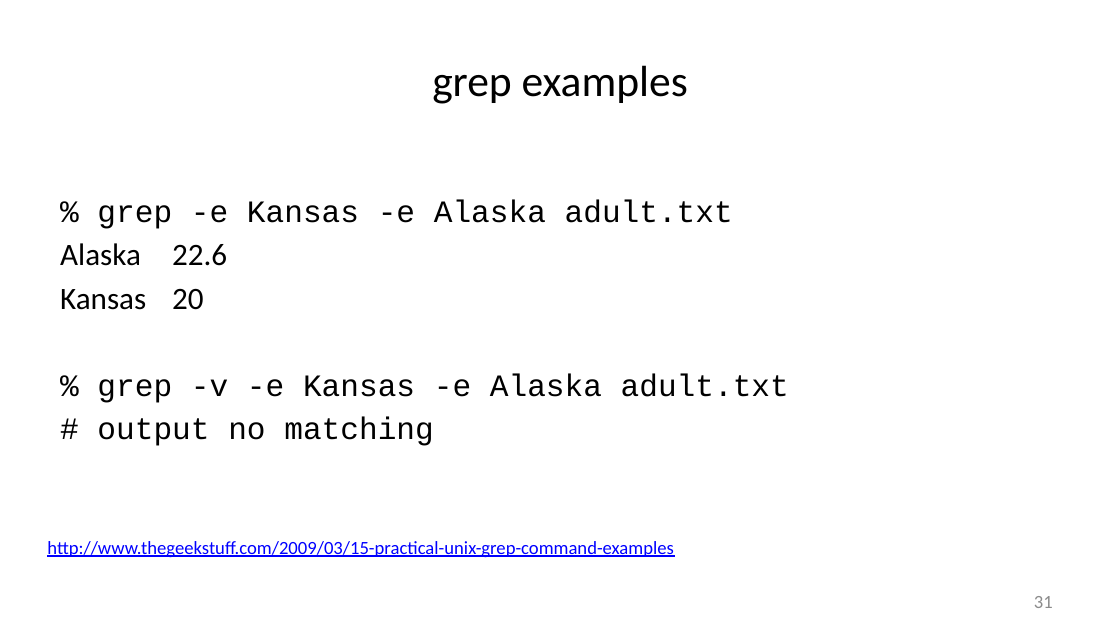
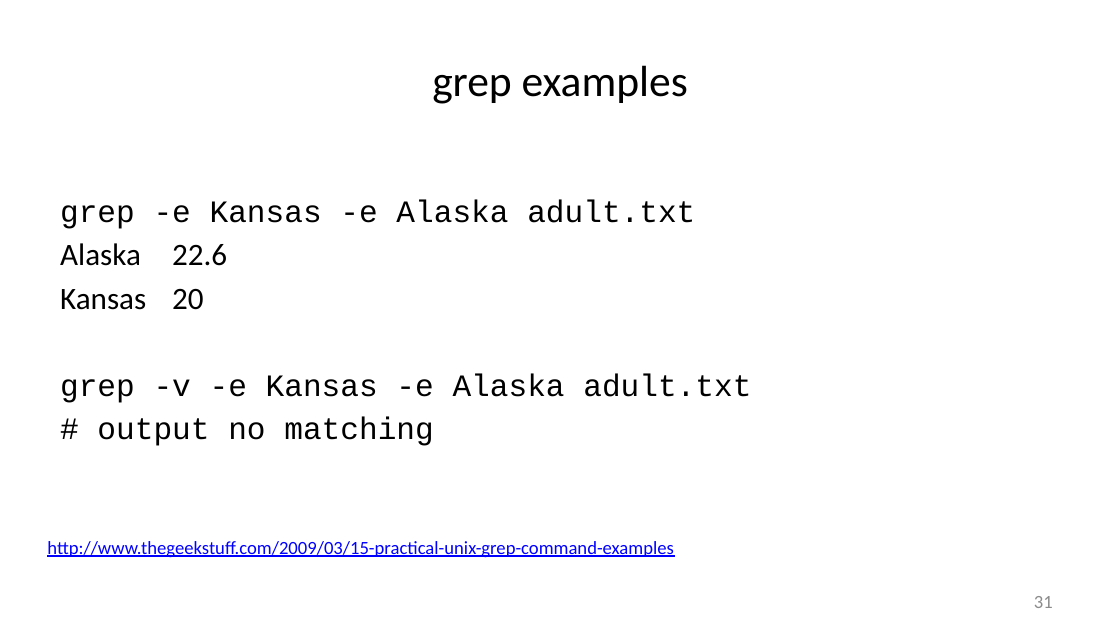
Before and after one commit to liu3zhenlab/teaching, a slide deck: slide 31 of PLPTH813Bioinformatis/2025/1_lecture/lecture02_unix.pptx. Drawn at 1120x630 pixels with LibreOffice and Linux fonts; fonts in the diff are those of the drawing. Boxes give left, top, right and bottom in pixels: in the first picture for what was removed or moved away, otherwise in the second. Text is boxed around its words. In the diff, an @@ line names an element or a change of style, - is before the commit and + after.

```diff
--- a/PLPTH813Bioinformatis/2025/1_lecture/lecture02_unix.pptx
+++ b/PLPTH813Bioinformatis/2025/1_lecture/lecture02_unix.pptx
@@ text at (x1=60, y1=199, x2=695, y2=229): text changed @@
-% grep -e Kansas -e Alaska adult.txt
+grep -e Kansas -e Alaska adult.txt
@@ text at (x1=60, y1=373, x2=751, y2=403): text changed @@
-% grep -v -e Kansas -e Alaska adult.txt
+grep -v -e Kansas -e Alaska adult.txt
```
Also in this commit, not shown: 17 other slides changed.
